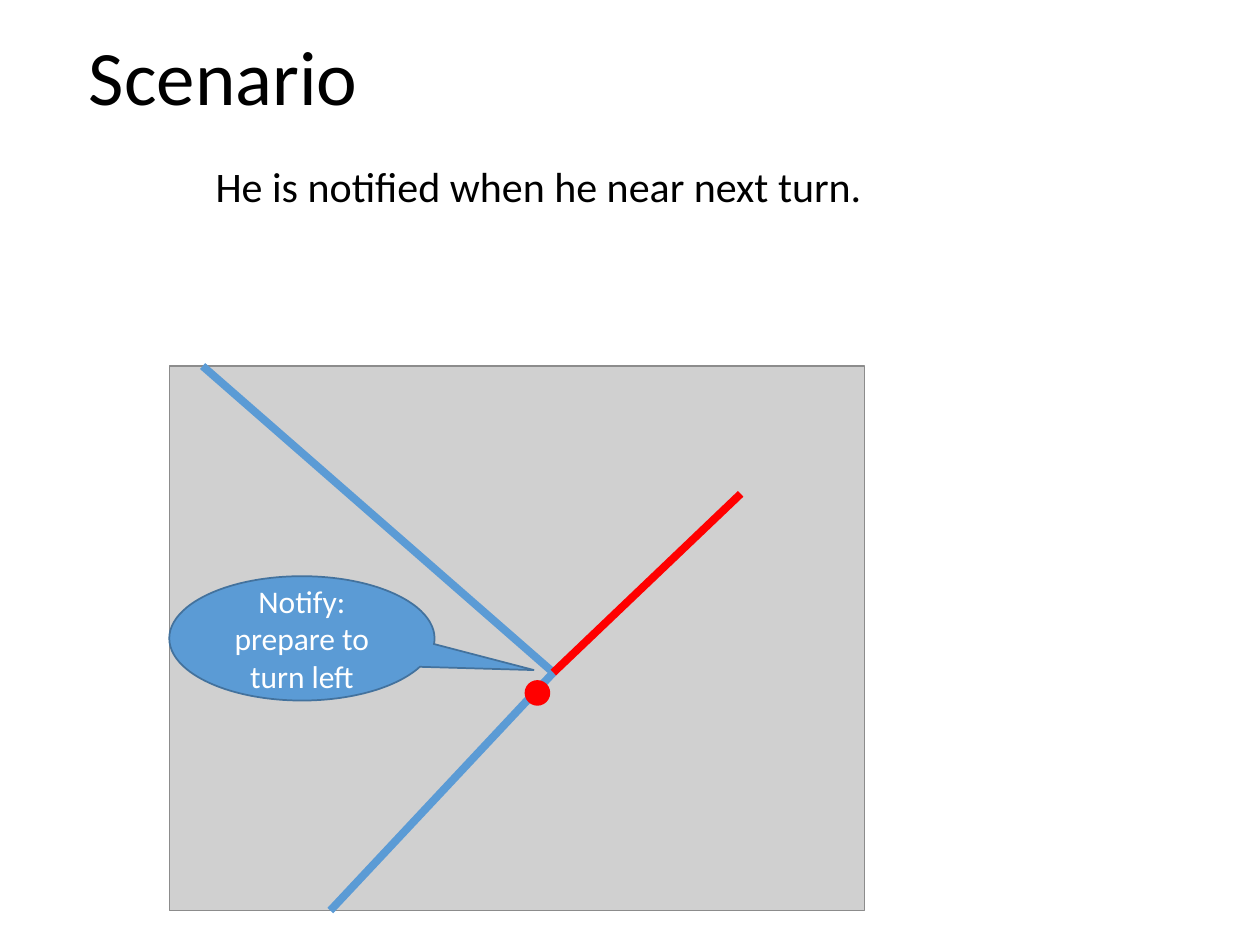
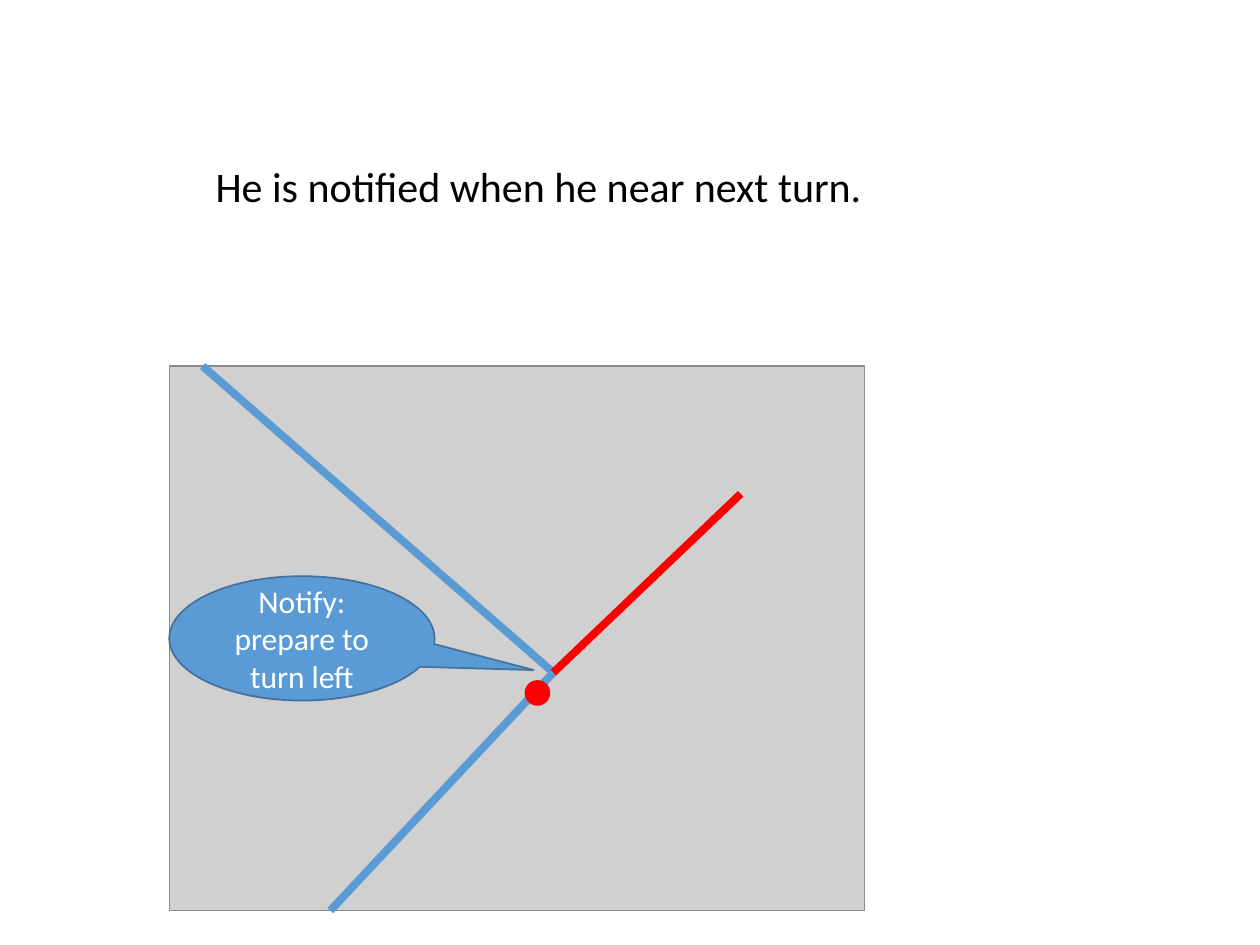
Before and after one commit to hqt/street-router, a slide deck: slide 3 of Document/presentation/nam/notify wrong way.pptx. Drawn at 1260x945 pixels with LibreOffice and Linux fonts; fonts in the diff are those of the drawing; grey boxes stand for pictures. Boxes give left, top, right and bottom in pixels: in the first picture for what was removed or moved away, otherwise in the second. Text is boxed around its words. In the diff, an @@ line names an element or a change of style, - is before the commit and + after.

```diff
--- a/Document/presentation/nam/notify wrong way.pptx
+++ b/Document/presentation/nam/notify wrong way.pptx
@@ text removed at bbox=[89, 52, 357, 106] @@
-Scenario
```
Also in this commit, not shown: 7 other slides changed, 1 slide added, 8 other files.
